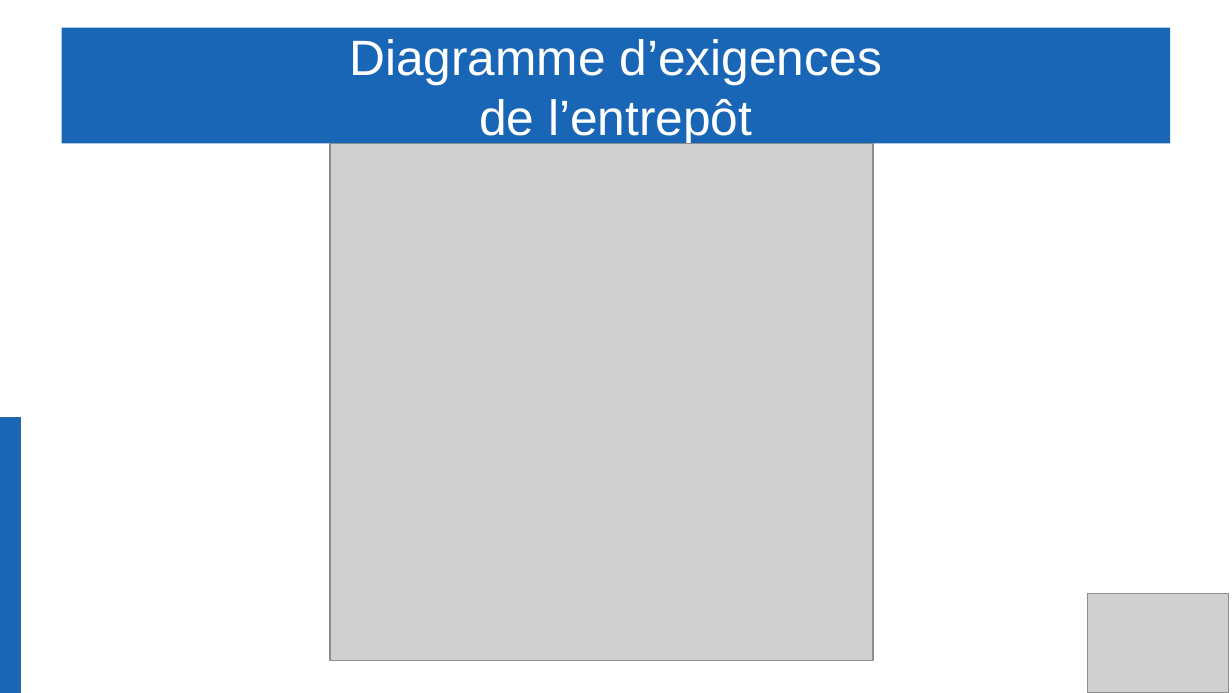
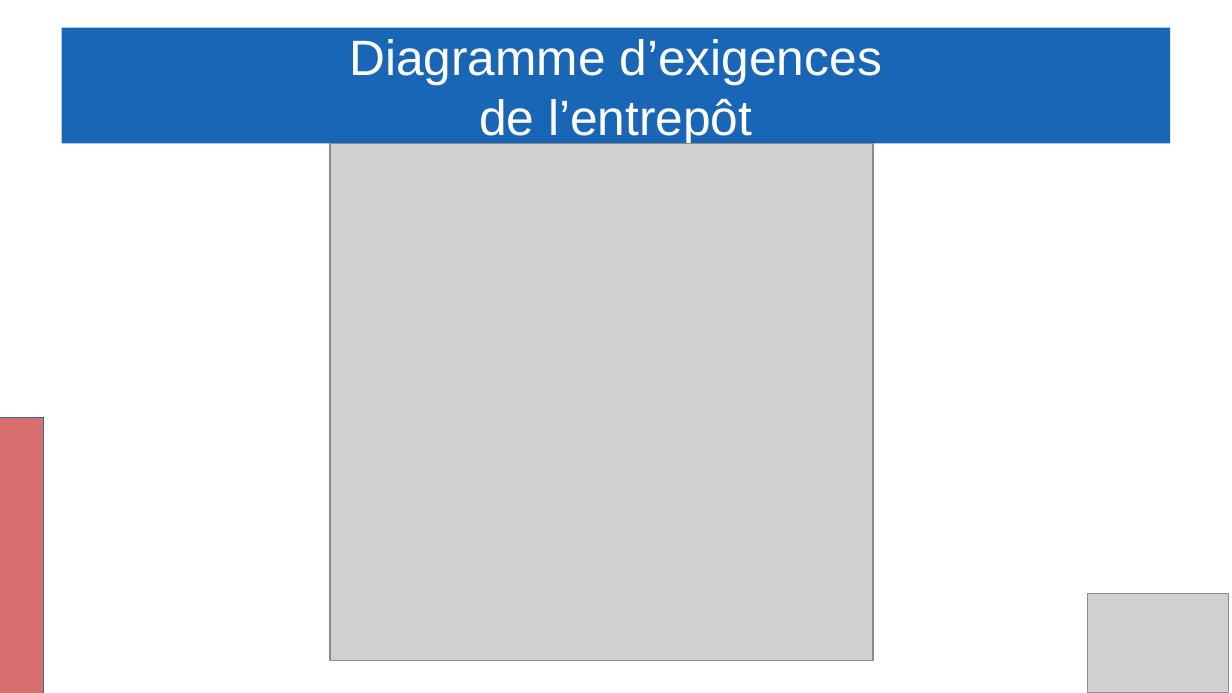
Before and after one commit to Gabin221/Tracking-BLE-documents, a slide deck: slide 7 of Revues/Revues2/Gabin/presentation_yahya_andrea_gabin.odp. Drawn at 1232x693 pixels with LibreOffice and Linux fonts; fonts in the diff are those of the drawing; grey boxes stand for pictures. Boxes give left, top, right and bottom in pixels: in the first picture for what was removed or moved away, otherwise in the second. Text is boxed around its words. In the diff, an @@ line names an element or a change of style, - is before the commit and + after.

```diff
--- a/Revues/Revues2/Gabin/presentation_yahya_andrea_gabin.odp
+++ b/Revues/Revues2/Gabin/presentation_yahya_andrea_gabin.odp
@@ rectangle: place and size @@
-rectangle at box(0, 418, 21, 693)
+rectangle at box(0, 418, 44, 693)
@@ rectangle at box(0, 418, 44, 693): fill #1966B6 to #D86F6F @@
```
Also in this commit, not shown: 11 other slides changed, 1 other file.
